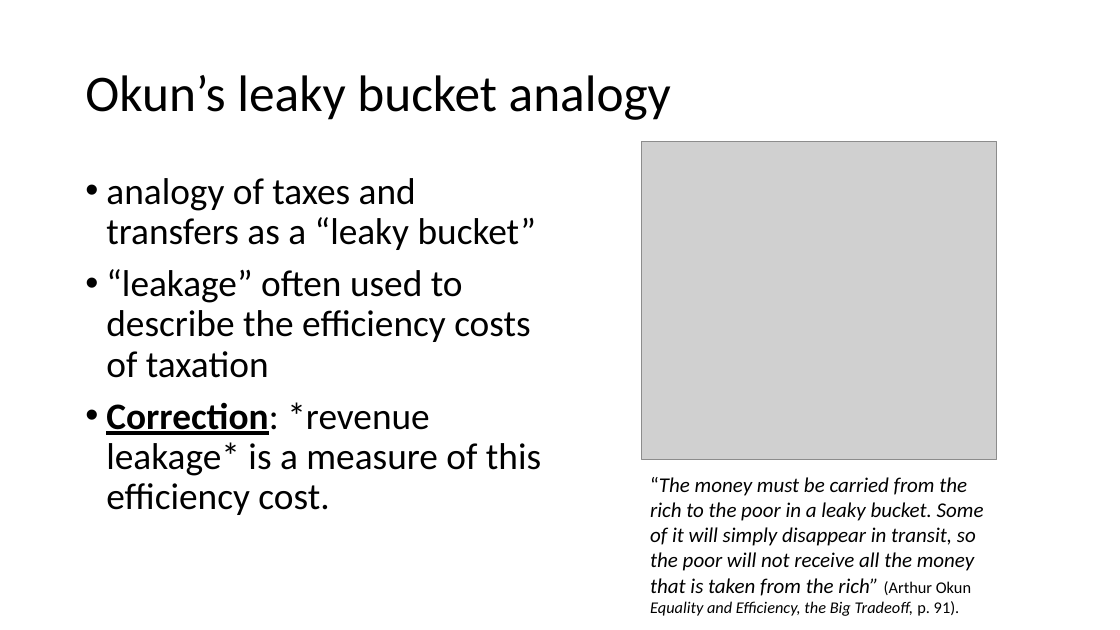
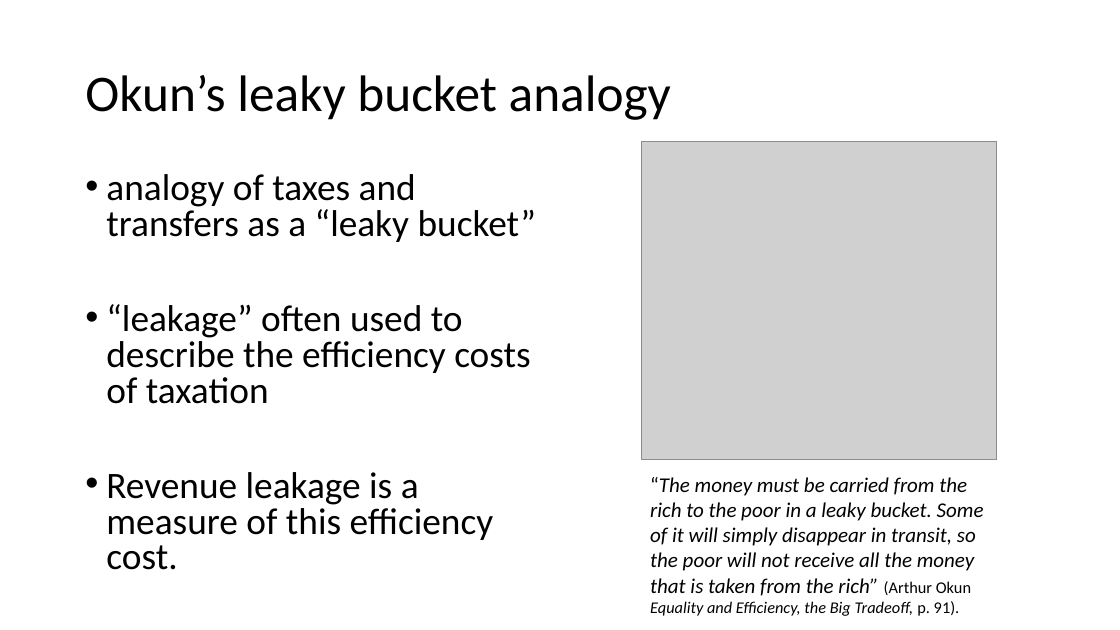
Before and after one commit to kpukelis/kpukelis-website, a slide deck: slide 9 of files/2022_API_102a_Section_02_answers_excerpt.pptx. Drawn at 1120x630 pixels with LibreOffice and Linux fonts; fonts in the diff are those of the drawing; grey boxes stand for pictures. Boxes give left, top, right and bottom in pixels: in the first picture for what was removed or moved away, otherwise in the second. Text is boxed around its words. In the diff, an @@ line names an element or a change of style, - is before the commit and + after.

```diff
--- a/files/2022_API_102a_Section_02_answers_excerpt.pptx
+++ b/files/2022_API_102a_Section_02_answers_excerpt.pptx
@@ text at <box>106,174,537,404</box>: line spacing 0.9 to 0.8 @@
@@ text at <box>106,472,494,570</box>: text changed @@
-• Correction: *revenue leakage* is a measure of this efficiency cost.
+• Revenue leakage is a measure of this efficiency cost.
```
Also in this commit, not shown: 6 other slides changed, 3 other files.
